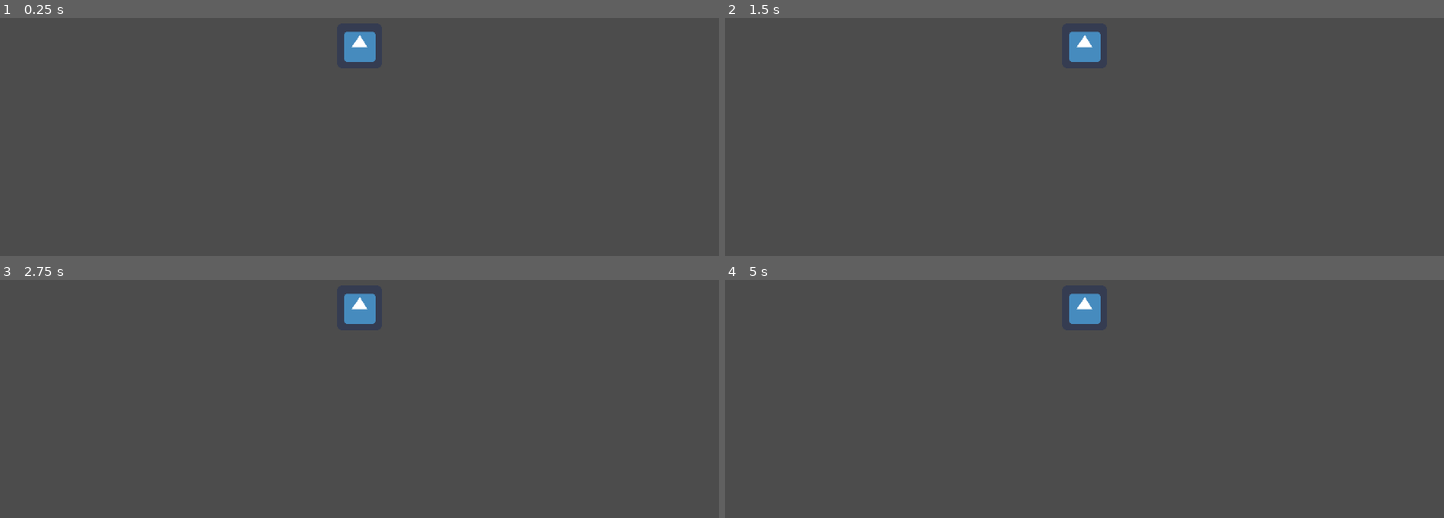
Above: before the commit, frames 1-4 (two rows, left to right).
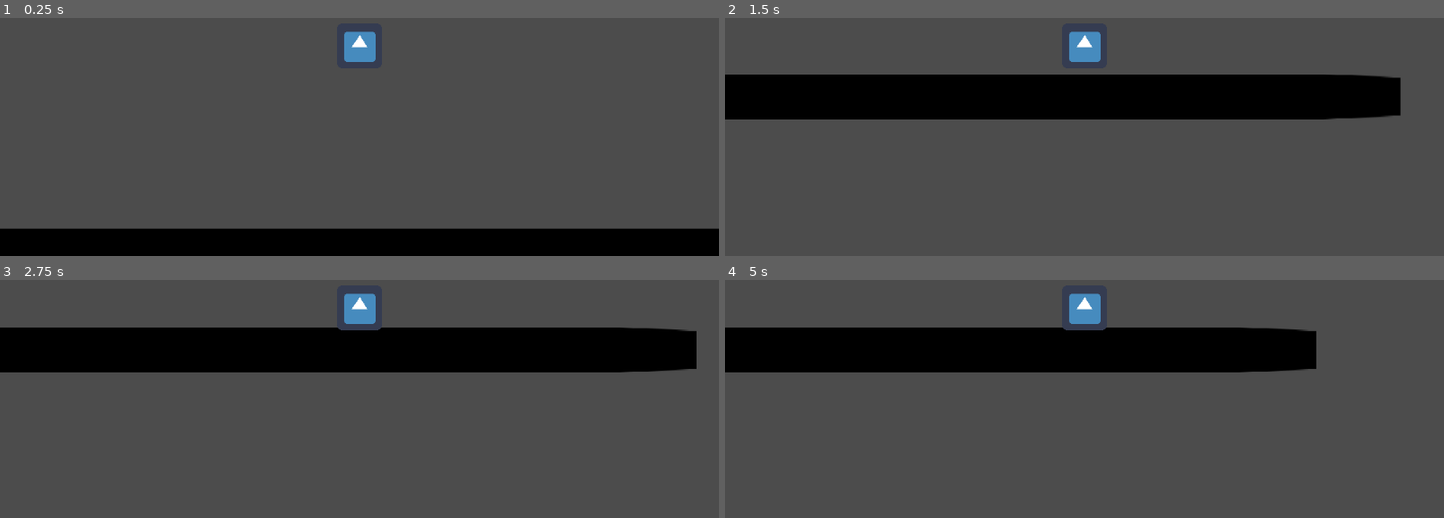
Above: after the commit, the same moments.

Repository: NotoriousENG/GD_Test
Game: Godot game, scene res://Sample.tscn
The game is run twice, just before and just after one commit, with the same random seed, the same clock (stepped at 60 frames per second) and the same inputs. Before the commit the project starts from res://Char.tscn. The engine's default icon, where the game draws it, is replaced by a stand-in: a white triangle on a blue panel in a dark square.
Inputs:
- Up to frame 1 (0.25 s): no input
- Up to frame 2 (1.5 s): hold Right (ui_right) from 0.53 s (still down)
- Up to frame 3 (2.75 s): release Right (ui_right) at 2.03 s; hold Left (ui_left) from 2.03 s (still down)
- Up to frame 4 (5 s): release Left (ui_left) at 2.78 s; hold Right (ui_right) 2.78-4.28 s; hold Left (ui_left) from 4.28 s (still down)

The runs differ from the first frame. In frame 1, 12% of the frame differs, in the area x 0-100%, y 88-100%; in frame 2, 18%; in frame 3, 18%, in the area x 0-97%, y 20-39%; in frame 4, 15%.

Commit message:
created gravity

Diff:
--- a/Char.tscn
+++ b/Char.tscn
@@ -19,3 +19,5 @@
 
 [node name="Camera2D" type="Camera2D" parent="KinematicBody2D"]
 current = true
+
+[node name="Camera2D" type="Camera2D" parent="."]
--- /dev/null
+++ b/Floor.tscn
@@ -0,0 +1,20 @@
+[gd_scene load_steps=3 format=2]
+
+[ext_resource path="res://icon.png" type="Texture" id=1]
+
+[sub_resource type="RectangleShape2D" id=1]
+
+[node name="Floor" type="Node2D"]
+
+[node name="StaticBody2D" type="StaticBody2D" parent="."]
+scale = Vector2( 20, 1 )
+
+[node name="CollisionShape2D" type="CollisionShape2D" parent="StaticBody2D"]
+scale = Vector2( 3, 3 )
+shape = SubResource( 1 )
+
+[node name="Sprite" type="Sprite" parent="StaticBody2D"]
+modulate = Color( 0, 0, 0, 1 )
+texture = ExtResource( 1 )
+
+[node name="Sprite2" type="Sprite" parent="StaticBody2D"]
--- a/Movement.gd
+++ b/Movement.gd
@@ -7,8 +7,8 @@
 
 # Called every frame. 'delta' is the elapsed time since the previous frame.
 func _physics_process(delta):
-	velocity.y += delta * GRAVITY
-
+	if not is_on_floor():
+		velocity.y += delta * GRAVITY
 	if Input.is_action_pressed("ui_left"):
 		velocity.x = -WALK_SPEED
 	elif Input.is_action_pressed("ui_right"):
--- /dev/null
+++ b/Sample.tscn
@@ -0,0 +1,11 @@
+[gd_scene load_steps=3 format=2]
+
+[ext_resource path="res://Floor.tscn" type="PackedScene" id=1]
+[ext_resource path="res://Char.tscn" type="PackedScene" id=2]
+
+[node name="Sample" type="Node2D"]
+
+[node name="Floor" parent="." instance=ExtResource( 1 )]
+
+[node name="Char" parent="." instance=ExtResource( 2 )]
+position = Vector2( 0, -300 )
--- a/project.godot
+++ b/project.godot
@@ -16,7 +16,7 @@
 [application]
 
 config/name="GD_Test"
-run/main_scene="res://Char.tscn"
+run/main_scene="res://Sample.tscn"
 config/icon="res://icon.png"
 
 [rendering]
